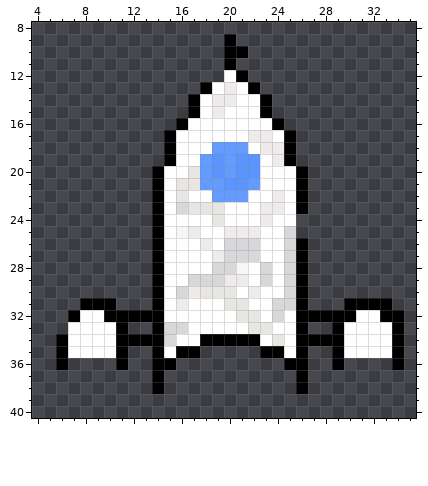
Edited in one commit: pixel-art sprite (ufogame/src/main/resources/Ship4_0.png). The picture above was drawn from the file before the commit.
The file is 40x60 pixels. Colours within 5 levels of each other are drawn and written as one. Shown: x 4..35, y 8..40.
After the commit:
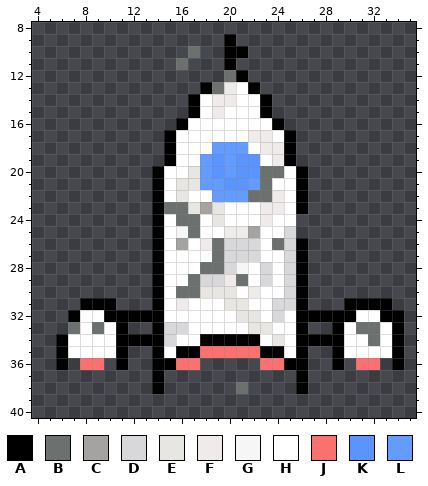
Palette (. is transparent): A #000000  B #6c7170  C #a4a3a2  D #d8d7d9  E #e8e6e2  F #eeebea  G #f6f6f7  H #ffffff  J #fa7170  K #5a94fc  L #639bff
Edits made:
@@ x 14..22 @@
  9 ......A..
-10 ......AA.
-11 ......A..
-12 ......HA.
-13 ....AHFHA
+10 ...B..AA.
+11 ..B...A..
+12 ......BA.
+13 ....ABFHA
 14 ...AHFFHH
@@ x 4..35 @@
 19 ...........AHHLKLKKHFA..........
-20 ..........AHHELKLKKHHHA.........
-21 ..........AHEELLKKLHHHA.........
-22 ..........AHEHHLLLHHFHA.........
-23 ..........AHDEEEHHHFFHA.........
-24 ..........AHHHHEHHHFHH..........
-25 ..........AHGFHHFFFHHD..........
-26 ..........AHHHFHDDDHHDA.........
-27 ..........AHHHHFDDDHHDA.........
-28 ..........AHHHHDDGHDHDA.........
-29 ..........AHHDDDFFHDHDA.........
-30 ..........AHDFEEEHFHHDA.........
+20 ..........AHHELKLKKBBHA.........
+21 ..........AHEELLKKLBHHA.........
+22 ..........AHEHHLLLBBFHA.........
+23 ..........ABBECEHHHFFHA.........
+24 ..........AHBBHEHHHFHH..........
+25 ..........AHGBHHFFCHHD..........
+26 ..........AHCHFBDDDHBDA.........
+27 ..........AHHHHBDDDHHDA.........
+28 ..........AHHHBBDGHDHDA.........
+29 ..........AHHBDDFBHDHDA.........
+30 ..........AHBBEEEHFHHDA.........
 31 ....AAA...AHFHHHEEHHDDA...AAAA..
 32 ...AHHAAAAAHHHHHHEEHDHAAAAAHHAA.
-33 ...HHHHA..ADDHHHHHEEHHA..AHHHHA.
-34 ..AHHHHAAAADHHAAAAAHEHAAAAHHHHA.
-35 ..AHHHHA..AHAA.....AAHA..AHHHHA.
-36 ..A....A..AA.........AA..A....A.
+33 ...BHBHA..ADDHHHHHEEHHA..AHBBHA.
+34 ..AHHHHAAAADHHAAAAAHEHAAAAHHBHA.
+35 ..AHHHHA..AHAAJJJJJAAHA..AHHHHA.
+36 ..A.JJ.A..AAJJ.....JJAA..A.JJ.A.
 37 ..........A...........A.........
-38 ..........A...........A.........
+38 ..........A......B....A.........
 39 ................................
Changed places in both pictures, as pixel boxes (x1, y1, x2, y2):
changed: (176, 46, 236, 94)
changed: (164, 166, 284, 298)
changed: (68, 322, 104, 370)
changed: (356, 322, 380, 370)
added: (176, 346, 284, 394)
